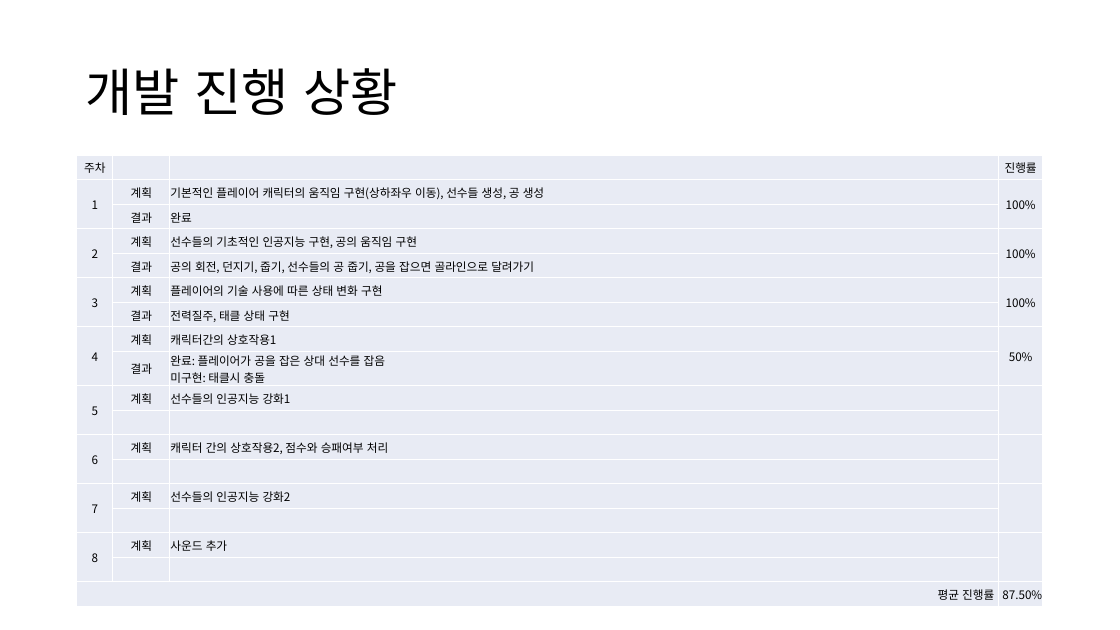
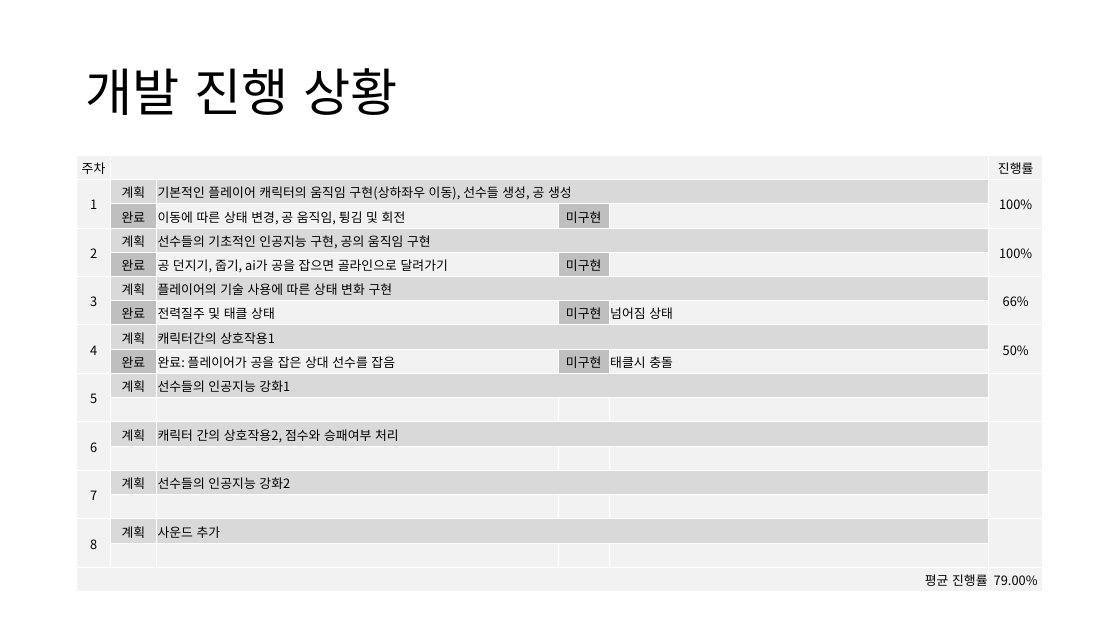
Before and after one commit to Jirung-E/Rugby, a slide deck: slide 2 of 발표자료/2차발표.pptx. Drawn at 1120x630 pixels with LibreOffice and Linux fonts; fonts in the diff are those of the drawing. Boxes give left, top, right and bottom in pixels: in the first picture for what was removed or moved away, otherwise in the second. Text is boxed around its words. In the diff, an @@ line names an element or a change of style, - is before the commit and + after.

Commit message:
진행상황표 업데이트

```diff
--- a/발표자료/2차발표.pptx
+++ b/발표자료/2차발표.pptx
@@ table at bbox=[77, 155, 1044, 592] @@
-column 2:  | 계획 | 결과 | 계획 | 결과 | 계획 | 결과 | 계획 | 결과 | 계획 |  | 계획 |  | 계획 |  | 계획 |  | 
-column 3:  | 기본적인 플레이어 캐릭터의 움직임 구현(상하좌우 이동), 선수들 생성, 공 생성 | 완료 | 선수들의 기초적인 인공지능 구현, 공의 움직임 구현 | 공의 회전, 던지기, 줍기, 선수들의 공 줍기, 공을 잡으면 골라인으로 달려가기 | 플레이어의 기술 사용에 따른 상태 변화 구현 | 전력질주, 태클 상태 구현 | 캐릭터간의 상호작용1 | 완료: 플레이어가 공을 잡은 상대 선수를 잡음 미구현: 태클시 충돌 | 선수들의 인공지능 강화1 |  | 캐릭터 간의 상호작용2, 점수와 승패여부 처리 |  | 선수들의 인공지능 강화2 |  | 사운드 추가 |  | 
-column 4: 진행률 | 100% |  | 100% |  | 100% |  | 50% |  |  |  |  |  |  |  |  |  | 87.50%
+column 2:  | 계획 | 완료 | 계획 | 완료 | 계획 | 완료 | 계획 | 완료 | 계획 |  | 계획 |  | 계획 |  | 계획 |  | 
+column 3:  | 기본적인 플레이어 캐릭터의 움직임 구현(상하좌우 이동), 선수들 생성, 공 생성 | 이동에 따른 상태 변경, 공 움직임, 튕김 및 회전 | 선수들의 기초적인 인공지능 구현, 공의 움직임 구현 | 공 던지기, 줍기, ai가 공을 잡으면 골라인으로 달려가기 | 플레이어의 기술 사용에 따른 상태 변화 구현 | 전력질주 및 태클 상태 | 캐릭터간의 상호작용1 | 완료: 플레이어가 공을 잡은 상대 선수를 잡음 | 선수들의 인공지능 강화1 |  | 캐릭터 간의 상호작용2, 점수와 승패여부 처리 |  | 선수들의 인공지능 강화2 |  | 사운드 추가 |  | 
+column 4:  |  | 미구현 |  | 미구현 |  | 미구현 |  | 미구현 |  |  |  |  |  |  |  |  | 
+column 5:  |  |  |  |  |  | 넘어짐 상태 |  | 태클시 충돌 |  |  |  |  |  |  |  |  | 
+column 6: 진행률 | 100% |  | 100% |  | 66% |  | 50% |  |  |  |  |  |  |  |  |  | 79.00%
```
Also in this commit, not shown: 1 other file.
